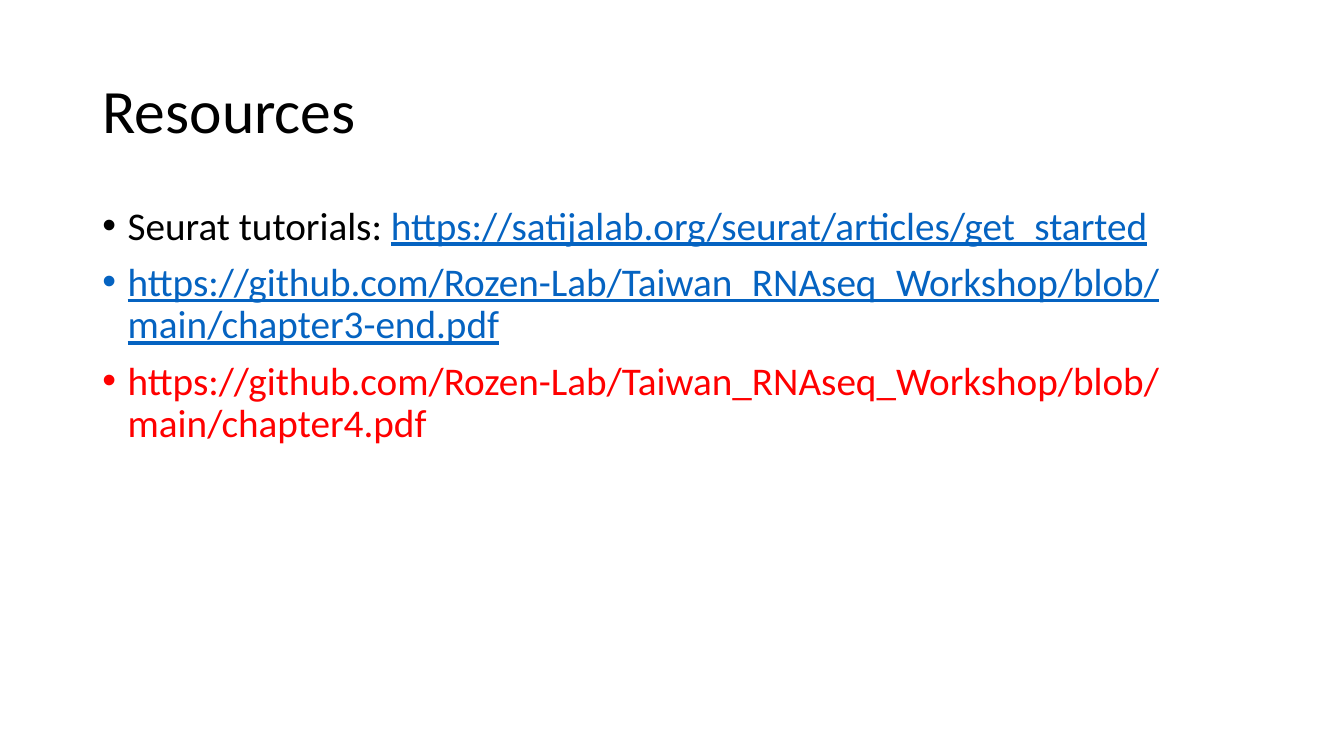
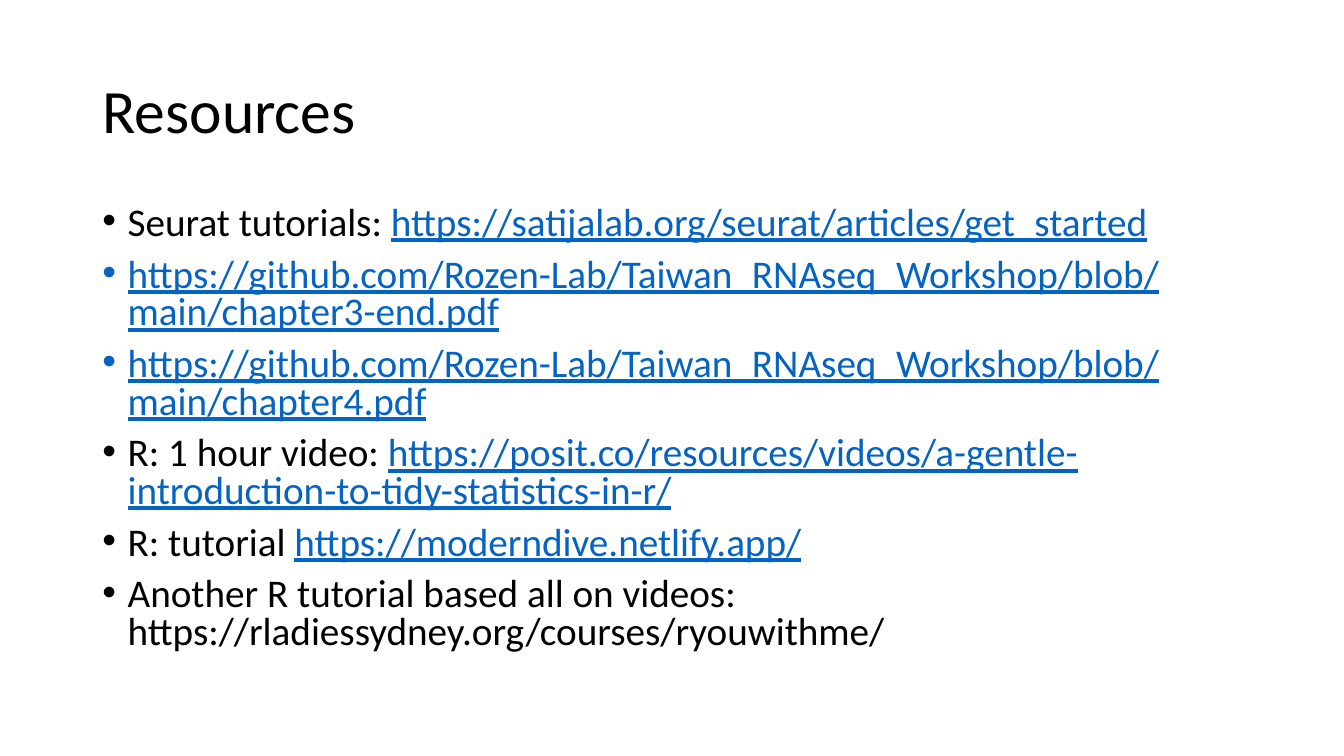
Before and after one commit to Rozen-Lab/Taiwan_RNAseq_Workshop, a slide deck: slide 6 of 0data/more-slides.pptx. Drawn at 1344x756 pixels with LibreOffice and Linux fonts; fonts in the diff are those of the drawing. Boxes give left, top, right and bottom in pixels: in the first picture for what was removed or moved away, otherwise in the second. Text is boxed around its words. In the diff, an @@ line names an element or a change of style, - is before the commit and + after.

```diff
--- a/0data/more-slides.pptx
+++ b/0data/more-slides.pptx
@@ text at [128, 208, 1159, 422]: text colour #FF0000 to #0563C1, underline on in "https://github.com/Rozen-Lab/Taiwan_RNAseq_Workshop/blob/mai ..."; line spacing 0.9 to 0.8 @@
@@ text at [128, 438, 1078, 652]: paragraphs added @@
+• R: 1 hour video: https://posit.co/resources/videos/a-gentle-introduction-to-tidy-statistics-in-r/
+• R: tutorial https://moderndive.netlify.app/
+• Another R tutorial based all on videos: https://rladiessydney.org/courses/ryouwithme/
```
